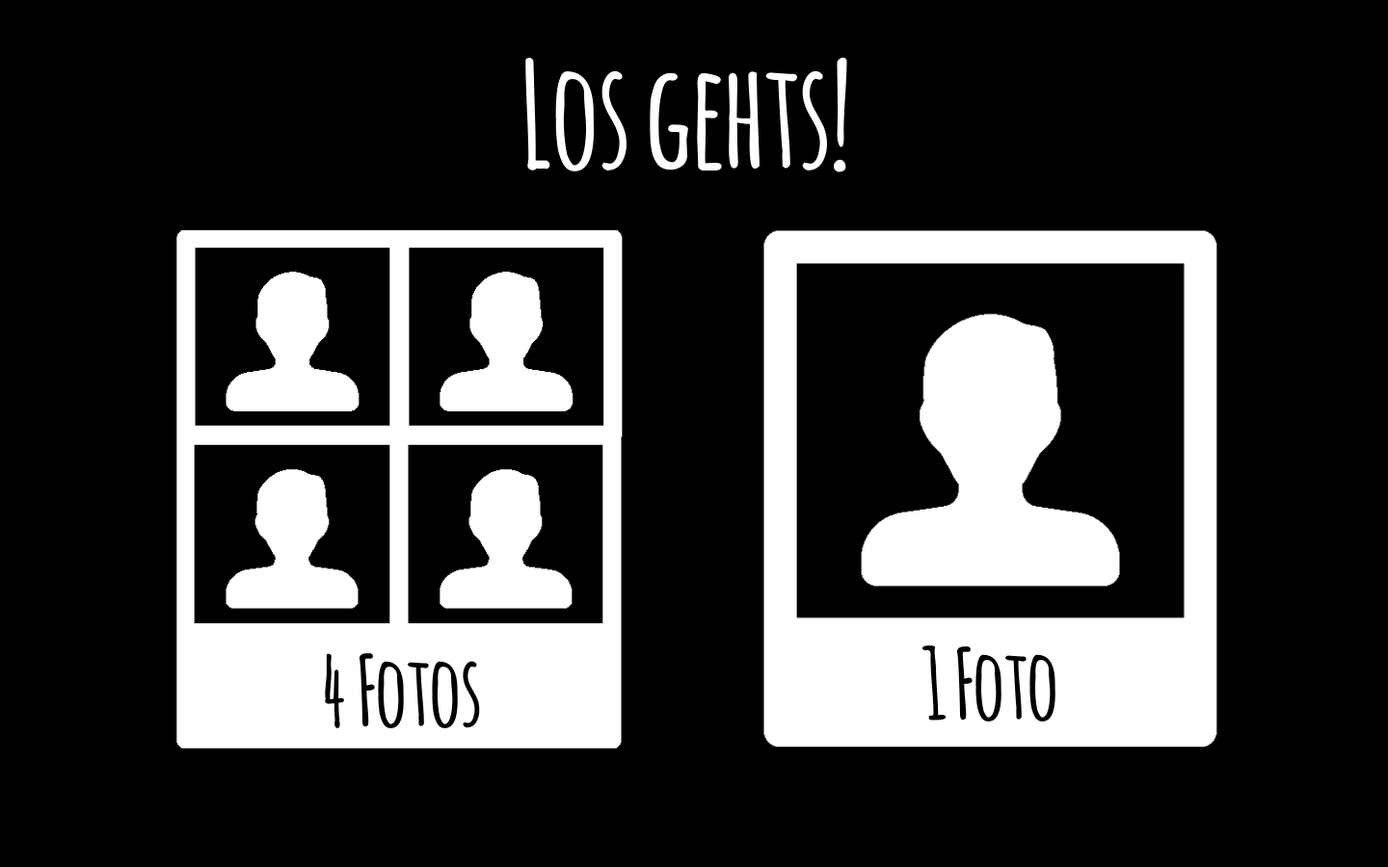
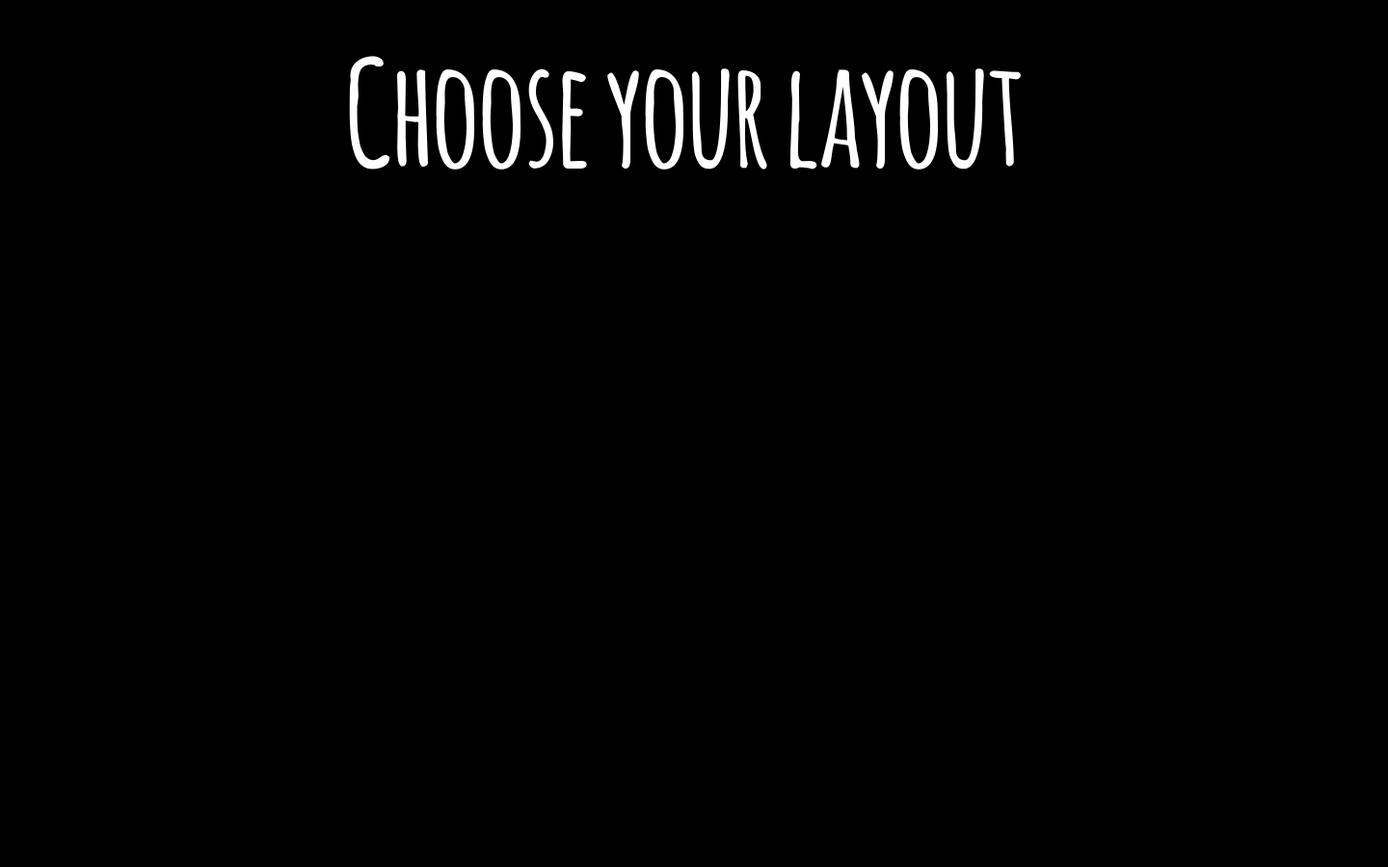
Layered file, before and after one edit (1388x867). Changes by layer:
removed layer "De - 4 Fotos" over 324, 653, 480, 729
removed layer "DE - 1 Foto" over 921, 645, 1056, 722
removed layer "noun_4photos_selected.png" over 176, 230, 623, 749
removed layer "noun_1photo_selected.png" over 763, 230, 1218, 748
hid "DE - Los gehts!" over 525, 56, 848, 173
showed "EN - Choose your layout" over 348, 55, 1021, 170
